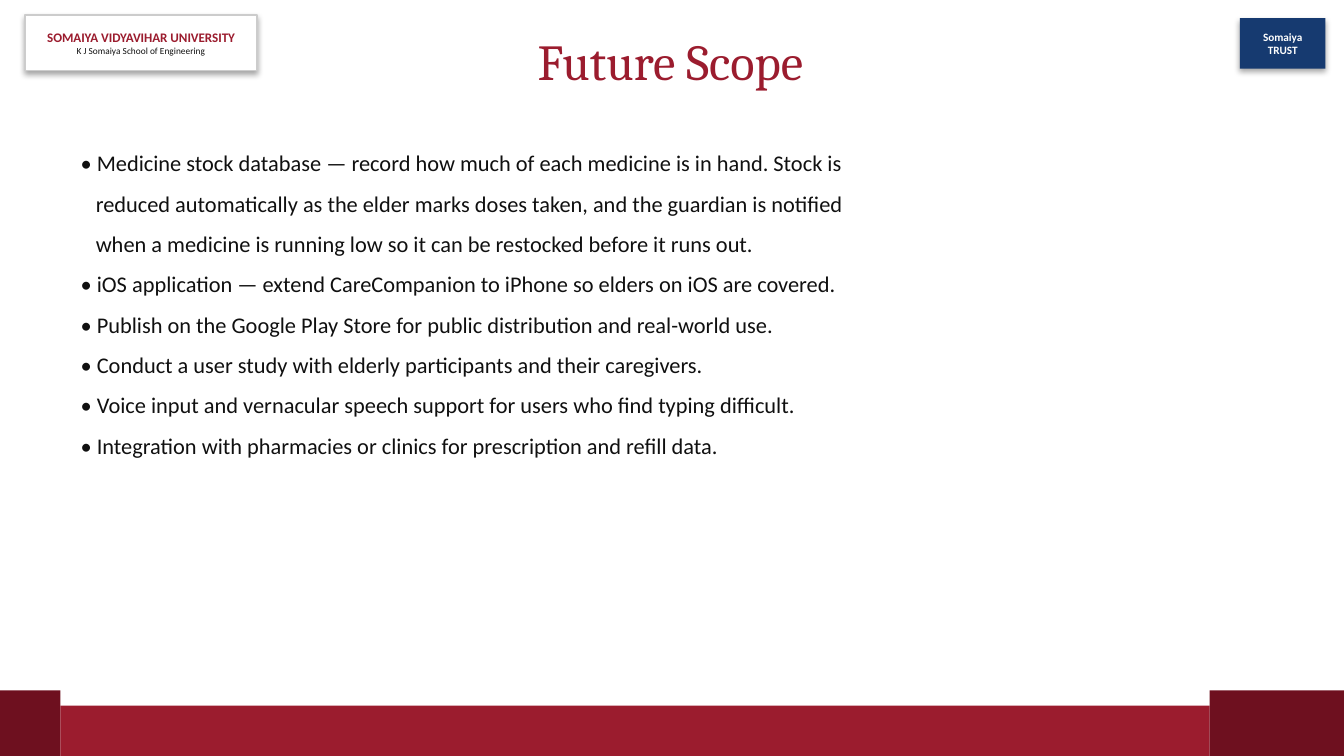
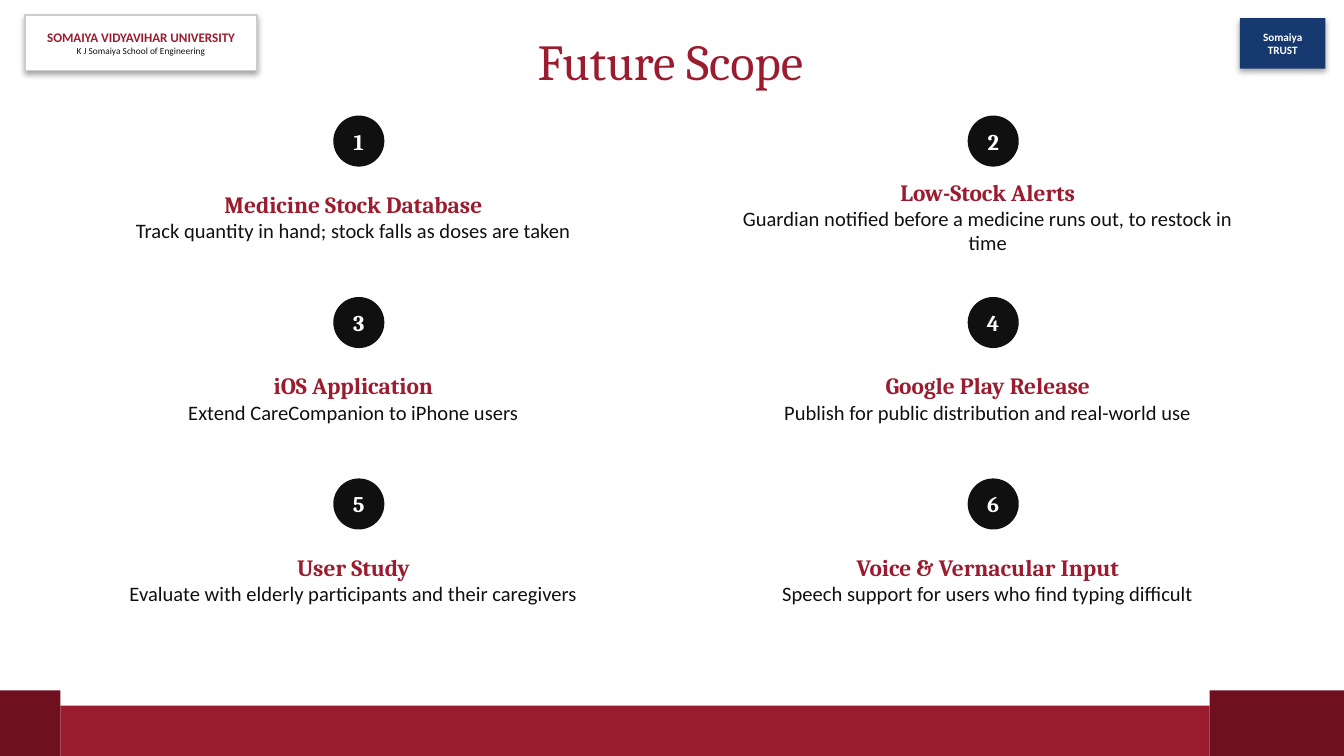
Before and after one commit to Suyash2205/Care-Companion-, a slide deck: slide 29 of ppt/CareCompanion-IE1.pptx. Drawn at 1344x756 pixels with LibreOffice and Linux fonts; fonts in the diff are those of the drawing. Boxes give left, top, right and bottom in pixels: in the first picture for what was removed or moved away, otherwise in the second. Text is boxed around its words. In the diff, an @@ line names an element or a change of style, - is before the commit and + after.

```diff
--- a/ppt/CareCompanion-IE1.pptx
+++ b/ppt/CareCompanion-IE1.pptx
@@ ellipse added at box(333, 116, 384, 167), fill #101010, 12 pt, text #FFFFFF, bold @@
+1
@@ ellipse added at box(968, 116, 1019, 167), fill #101010, 12 pt, text #FFFFFF, bold @@
+2
@@ text "Medicine Stock Database" at box(136, 197, 570, 242): vertical alignment top to middle @@
@@ text at box(136, 197, 570, 242): text changed; size 12 to 11 pt @@
-• Medicine stock database — record how much of each medicine is in hand. Stock is
-reduced automatically as the elder marks doses taken, and the guardian is notified
-when a medicine is running low so it can be restocked before it runs out.
-• iOS application — extend CareCompanion to iPhone so elders on iOS are covered.
-• Publish on the Google Play Store for public distribution and real-world use.
-• Conduct a user study with elderly participants and their caregivers.
-• Voice input and vernacular speech support for users who find typing difficult.
-• Integration with pharmacies or clinics for prescription and refill data.
+Medicine Stock Database
+Track quantity in hand; stock falls as doses are taken
@@ text added at box(743, 185, 1231, 250), 11 pt, text #101010 @@
+Low-Stock Alerts
+Guardian notified before a medicine runs out, to restock in time
@@ ellipse added at box(333, 297, 384, 348), fill #101010, 12 pt, text #FFFFFF, bold @@
+3
@@ ellipse added at box(968, 297, 1019, 348), fill #101010, 12 pt, text #FFFFFF, bold @@
+4
@@ text added at box(188, 377, 518, 424), 11 pt, text #101010 @@
+iOS Application
+Extend CareCompanion to iPhone users
@@ text added at box(784, 378, 1190, 424), 11 pt, text #101010 @@
+Google Play Release
+Publish for public distribution and real-world use
@@ ellipse added at box(333, 478, 384, 530), fill #101010, 12 pt, text #FFFFFF, bold @@
+5
@@ ellipse added at box(968, 478, 1019, 530), fill #101010, 12 pt, text #FFFFFF, bold @@
+6
@@ text added at box(129, 559, 576, 605), 11 pt, text #101010 @@
+User Study
+Evaluate with elderly participants and their caregivers
@@ text added at box(782, 560, 1192, 605), 11 pt, text #101010 @@
+Voice & Vernacular Input
+Speech support for users who find typing difficult
```
Also in this commit, not shown: 6 other slides changed, 2 other files.
